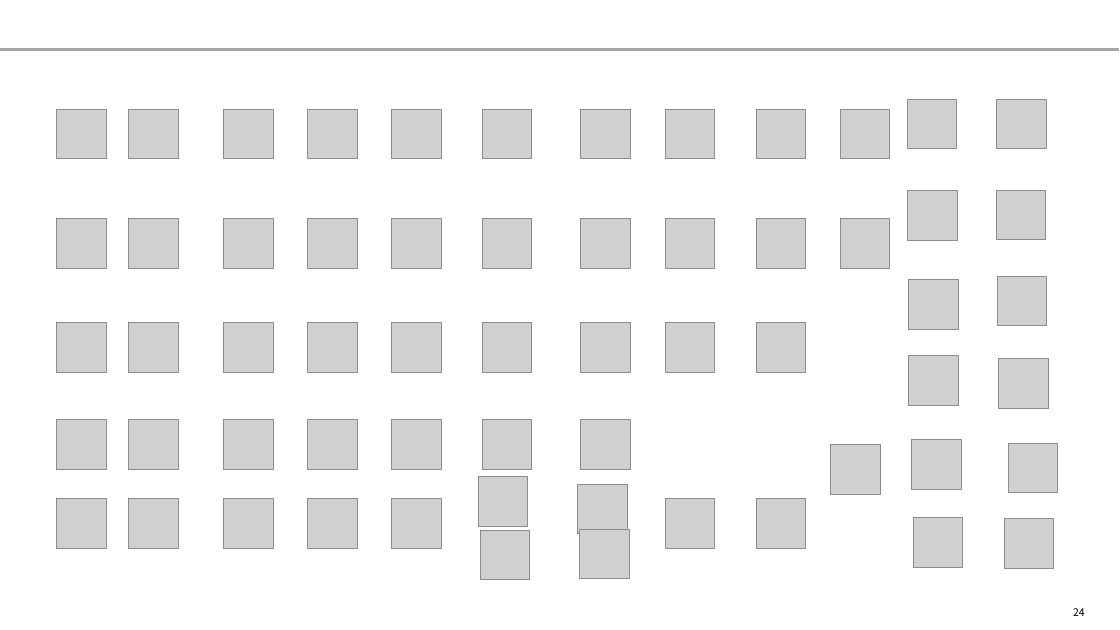
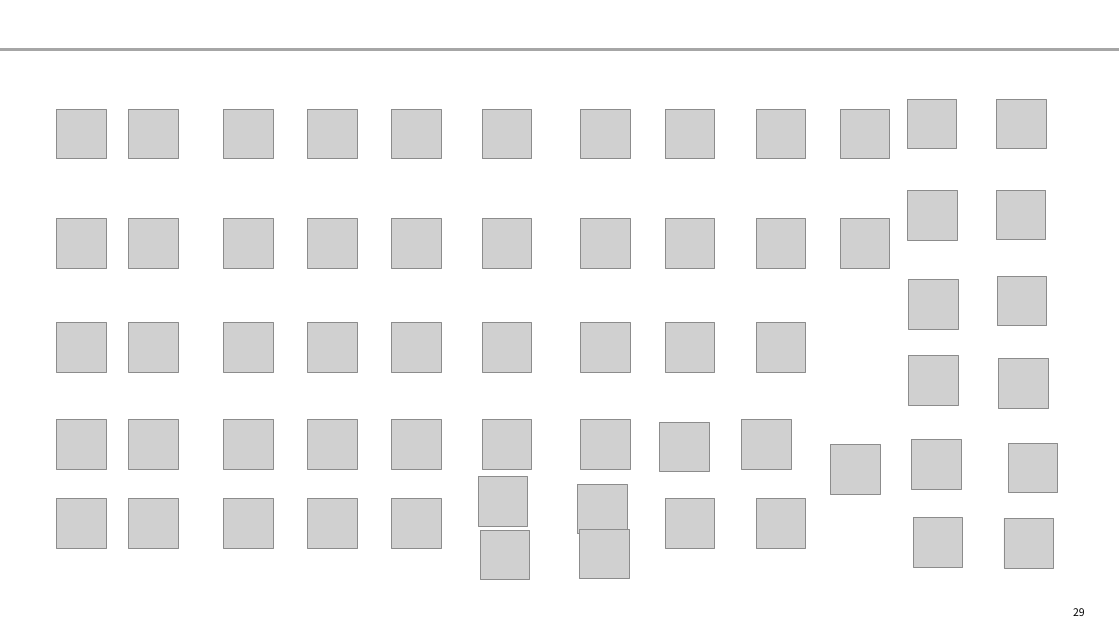
Before and after one commit to yuzucha16/dotfiles, a slide deck: slide 29 of office/Blank.potx (slide 24 before the commit). Drawn at 1120x630 pixels with LibreOffice and Linux fonts; fonts in the diff are those of the drawing; grey boxes stand for pictures. Boxes give left, top, right and bottom in pixels: in the first picture for what was removed or moved away, otherwise in the second. Text is boxed around its words. In the diff, an @@ line names an element or a change of style, - is before the commit and + after.

```diff
--- a/office/Blank.potx
+++ b/office/Blank.potx
@@ picture added at (660,423,709,472) @@
@@ picture added at (742,420,791,470) @@
@@ page number at (1073,608,1085,616): text changed @@
-24
+29
```
Also in this commit, not shown: 2 other slides changed, 5 slides added.
